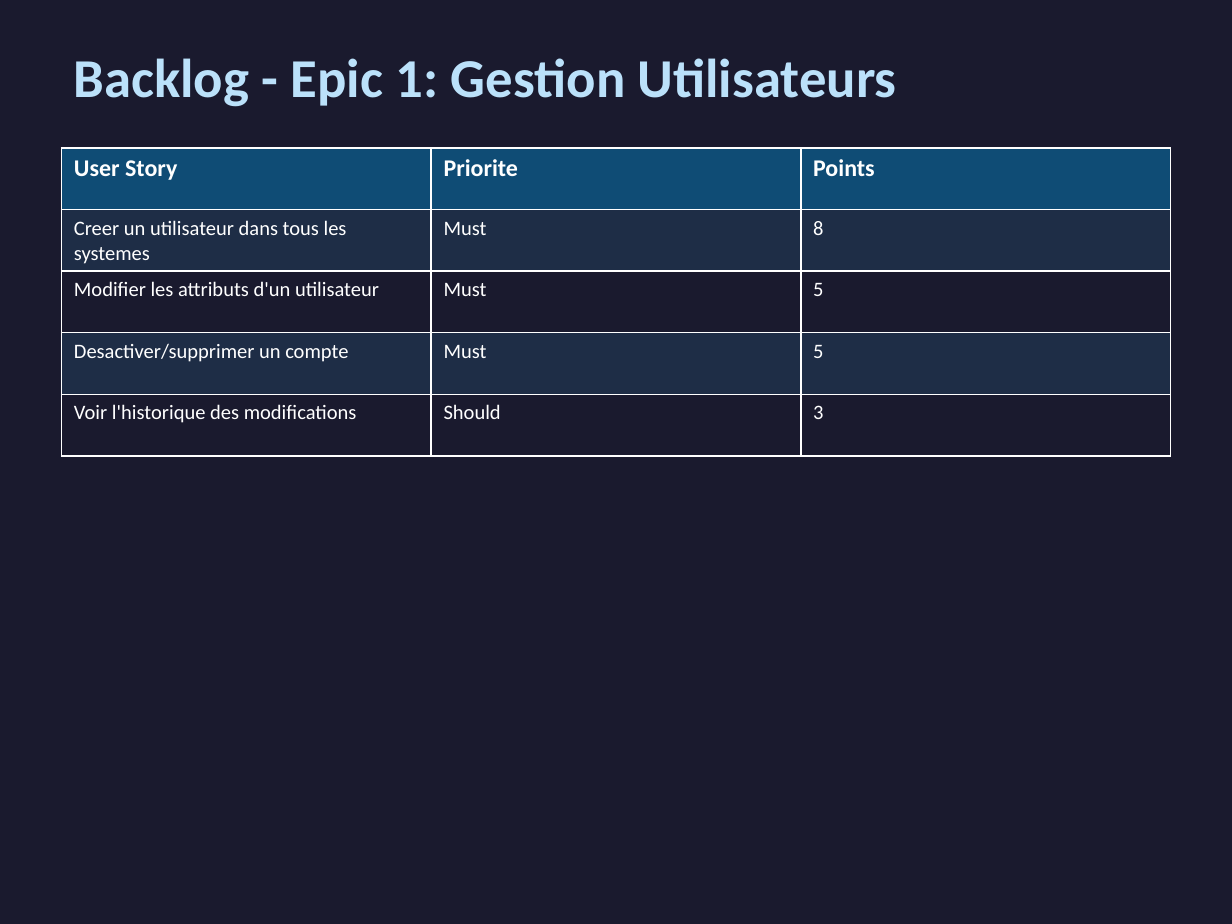
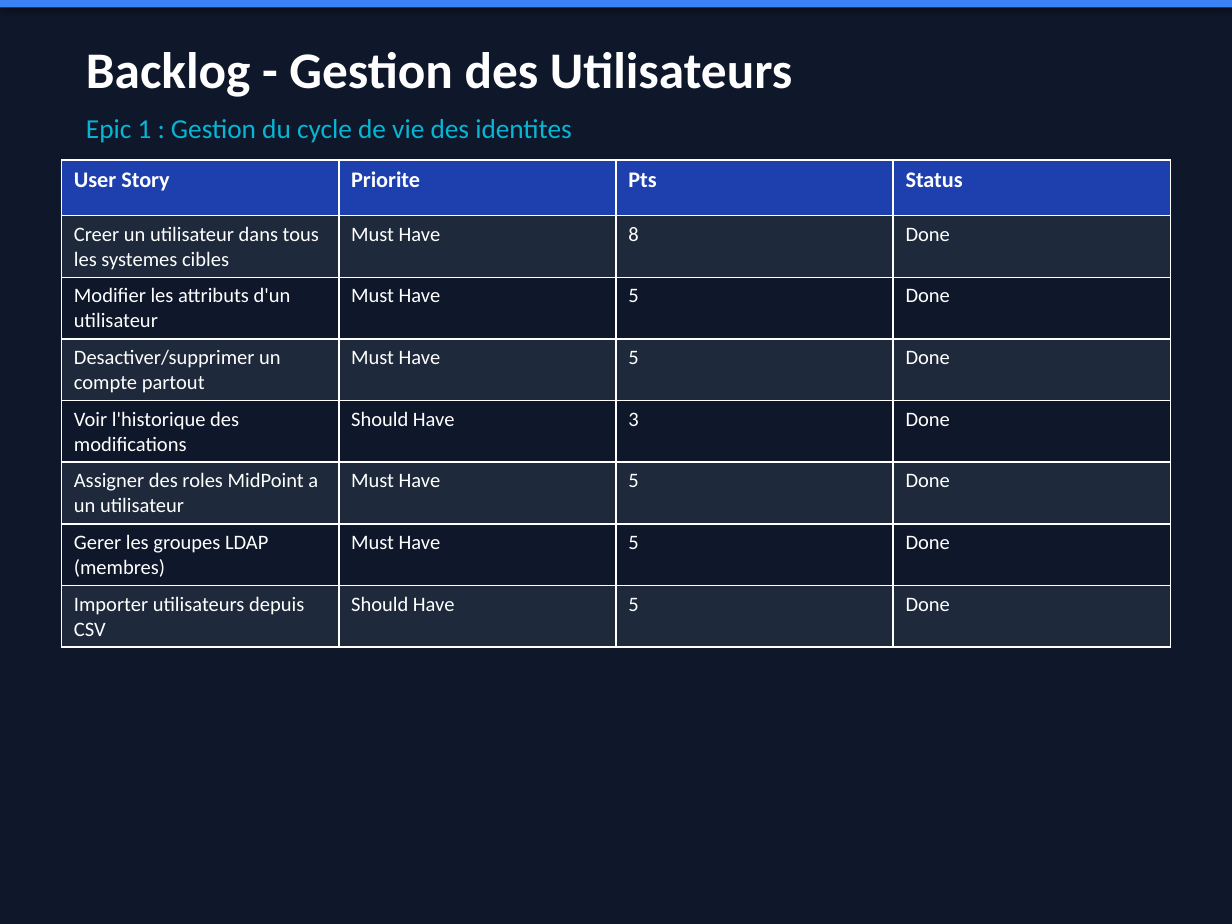
Before and after one commit to Nostradam4ik/IAM-Gateway, a slide deck: slide 8 of presentations/IAM_Gateway_UPEC.pptx (slide 4 before the commit). Drawn at 1232x924 pixels with LibreOffice and Linux fonts; fonts in the diff are those of the drawing. Boxes give left, top, right and bottom in pixels: in the first picture for what was removed or moved away, otherwise in the second. Text is boxed around its words. In the diff, an @@ line names an element or a change of style, - is before the commit and + after.

Commit message:
Update presentations, add start script and CSV import guide
- Refactor marketing poster: correct architecture diagram (MidPoint as IGA core)
- Update HTML/PPTX presentation: add LISSI logo, backlog sections,
  features in prod, progress %, dev environment, conclusion with skills
- Add start.sh: full Docker startup script with health checks
- Add docs/GUIDE_IMPORT_CSV_MIDPOINT.md: step-by-step REST API guide
  for CSV import into MidPoint (bypassing unstable UI)
- Add Lissi-cmjn.png logo asset

```diff
--- a/presentations/IAM_Gateway_UPEC.pptx
+++ b/presentations/IAM_Gateway_UPEC.pptx
@@ rectangle at (x1=0, y1=0, x2=1232, y2=924): fill #1A1A2E to #0F172A @@
@@ rectangle added at (x1=0, y1=0, x2=1232, y2=7), fill #3B82F6 @@
@@ text at (x1=86, y1=52, x2=792, y2=97): text changed; size 32 to 30 pt; text colour #BBE1FA to #FFFFFF @@
-Backlog - Epic 1: Gestion Utilisateurs
+Backlog - Gestion des Utilisateurs
@@ text added at (x1=86, y1=119, x2=572, y2=143), 16 pt, text #06B6D4 @@
+Epic 1 : Gestion du cycle de vie des identites
@@ table at (x1=62, y1=160, x2=1170, y2=640) @@
-User Story | Priorite | Points
-Creer un utilisateur dans tous les systemes | Must | 8
-Modifier les attributs d'un utilisateur | Must | 5
-Desactiver/supprimer un compte | Must | 5
-Voir l'historique des modifications | Should | 3
+User Story | Priorite | Pts | Status
+Creer un utilisateur dans tous les systemes cibles | Must Have | 8 | Done
+Modifier les attributs d'un utilisateur | Must Have | 5 | Done
+Desactiver/supprimer un compte partout | Must Have | 5 | Done
+Voir l'historique des modifications | Should Have | 3 | Done
+Assigner des roles MidPoint a un utilisateur | Must Have | 5 | Done
+Gerer les groupes LDAP (membres) | Must Have | 5 | Done
+Importer utilisateurs depuis CSV | Should Have | 5 | Done
@@ table resized from (x1=62, y1=148, x2=1170, y2=456) to (x1=62, y1=160, x2=1170, y2=640) @@
```
Also in this commit, not shown: 12 other slides changed, 11 slides added, 11 slides removed, 6 other files.
